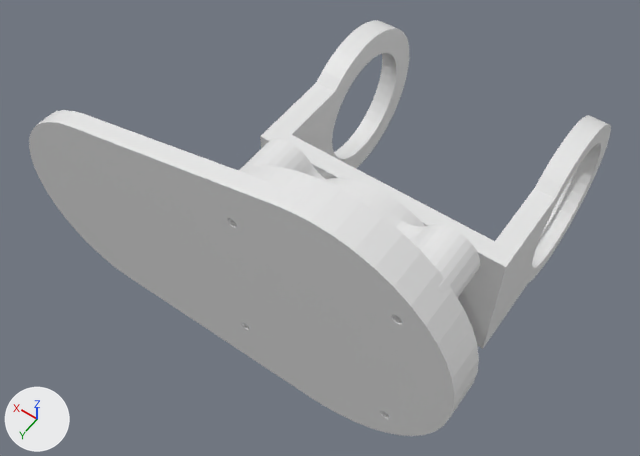
A saved change to the COLLADA model models/teo/meshes/visual/SagittalLeftAnkle.dae.
Camera for both pictures: a 50 mm lens placed at (-0.121, 0.286, 0.326), pointed at (0.037, 0.064, -0.022). Lighting does not change. The marker at lower left points along +X, +Y and +Z. Vertices at the same position are counted once.

The scene before the commit, as lines of its bpy script (objects in view):
```python
me_shape0 = bpy.data.meshes.new('shape0')
me_shape0.from_pydata(...)  # 2633 vertices, 5270 faces; spans x -0.07..0.175, y -0.043..0.123, z -0.07..0.07
ob_node = bpy.data.objects.new('node', me_shape0)
ob_node.location = (0.0, 0.0, 0.0)
```
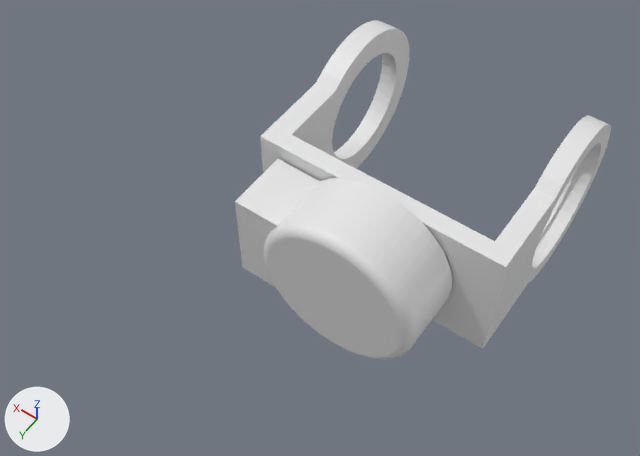
Boxes [x1, y1, x2, y2] around the edits, measured in the pictures (640 x 456 px):
```json
{"object": "node", "change": "reshaped", "before": [29, 20, 611, 436], "after": [235, 20, 611, 360], "on screen": "35% narrower, 18% shorter"}
{"part": 1, "of": "me_shape0", "change": "deleted", "before": [29, 110, 479, 436]}
{"part": 2, "of": "me_shape0", "change": "deleted", "before": [239, 139, 480, 298]}
```

Scene script edits in JSON lines:
```json
{"block": "me_shape0", "where": "me_shape0.from_pydata(...)  # 2633 vertices, 5270 faces; spans x -0.07..0.175, y -0.043..0.123, z -0.07..0.07"}
{"block": "me_shape0", "where": "# used by ob_node; location = (0.0, 0.0, 0.0)"}
{"block": "me_shape0", "change": "me_shape0 part 1: the loose piece of 598 vertices spanning x -0.07..0.175, y 0.104..0.123, z -0.07..0.07 is deleted"}
{"block": "me_shape0", "change": "me_shape0 part 2: the loose piece of 475 vertices spanning x -0.053..0.053, y 0.083..0.115, z -0.053..0.053 is deleted"}
```
